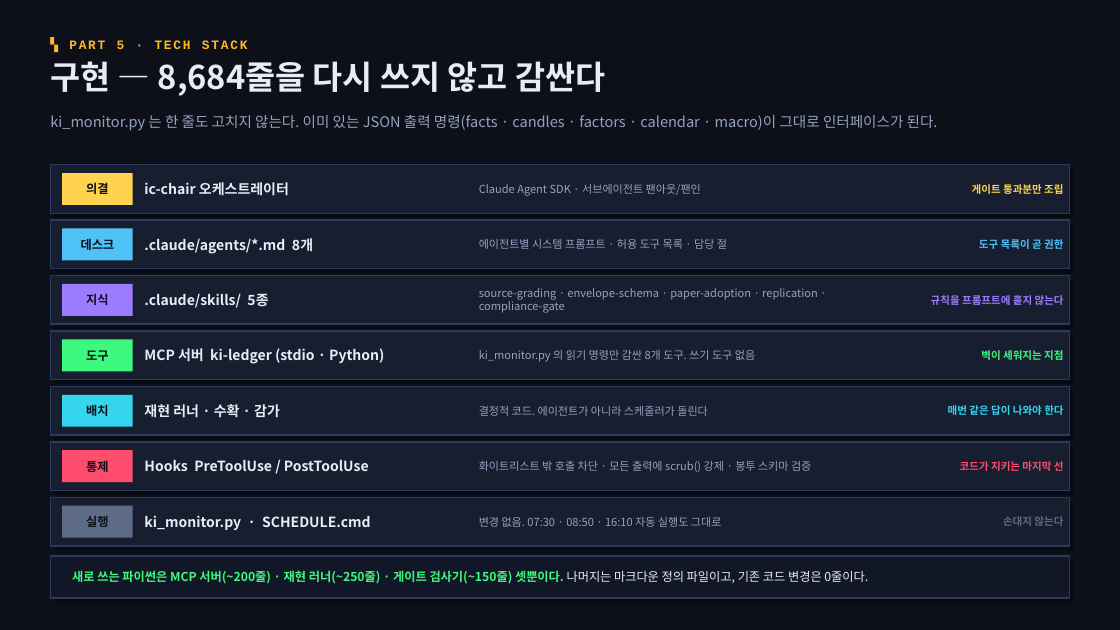
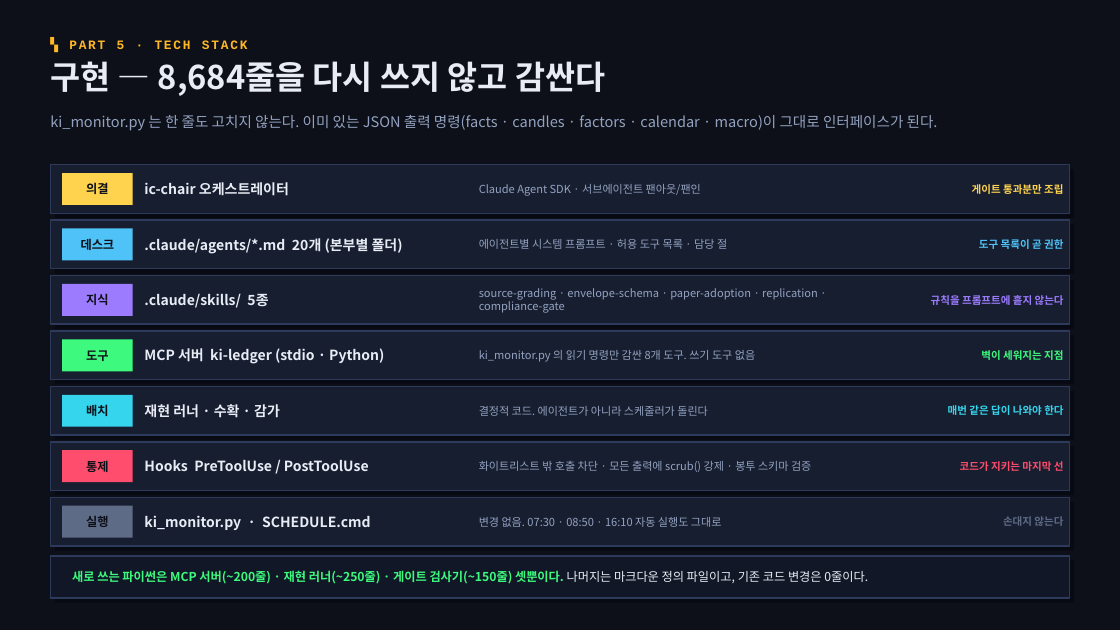
Before and after one commit to InnbumBaek/Stock_Agent, a slide deck: slide 30 of docs/agentization/Stock_Agent_에이전트화_계획안.pptx (slide 25 before the commit). Drawn at 1120x630 pixels with LibreOffice and Linux fonts; fonts in the diff are those of the drawing. Boxes give left, top, right and bottom in pixels: in the first picture for what was removed or moved away, otherwise in the second. Text is boxed around its words. In the diff, an @@ line names an element or a change of style, - is before the commit and + after.

```diff
--- a/docs/agentization/Stock_Agent_에이전트화_계획안.pptx
+++ b/docs/agentization/Stock_Agent_에이전트화_계획안.pptx
@@ text at bbox=[144, 238, 403, 254]: text changed @@
-.claude/agents/*.md 8개
+.claude/agents/*.md 20개 (본부별 폴더)
```
Also in this commit, not shown: 10 other slides changed, 5 slides added, 30 other files.
